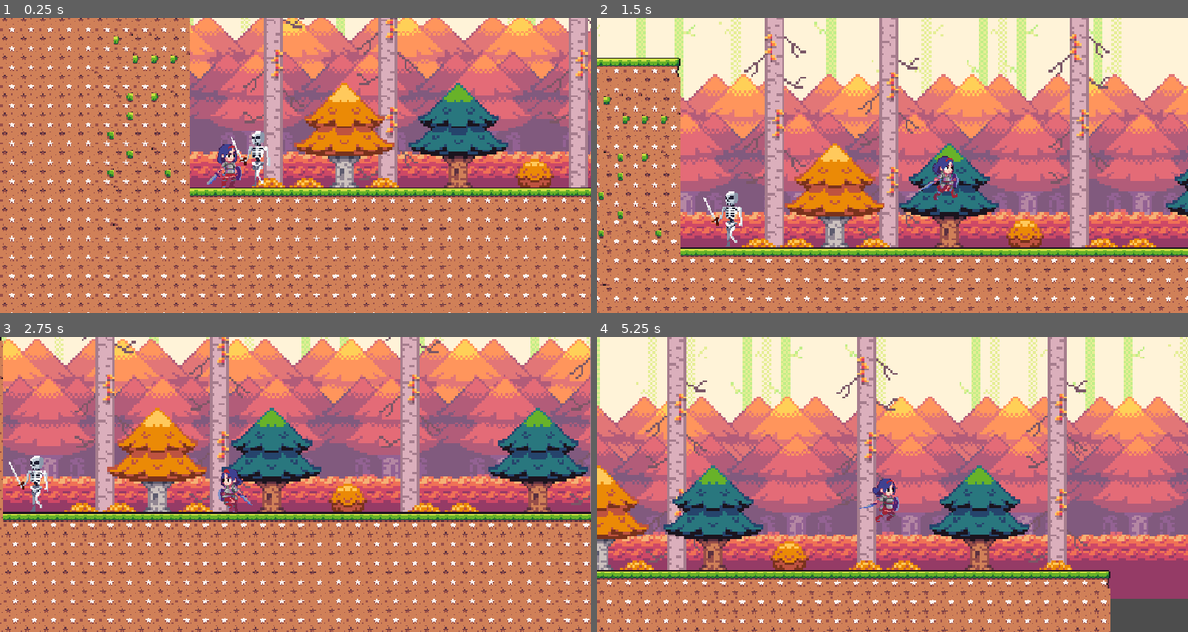
Above: before the commit, frames 1-4 (two rows, left to right).
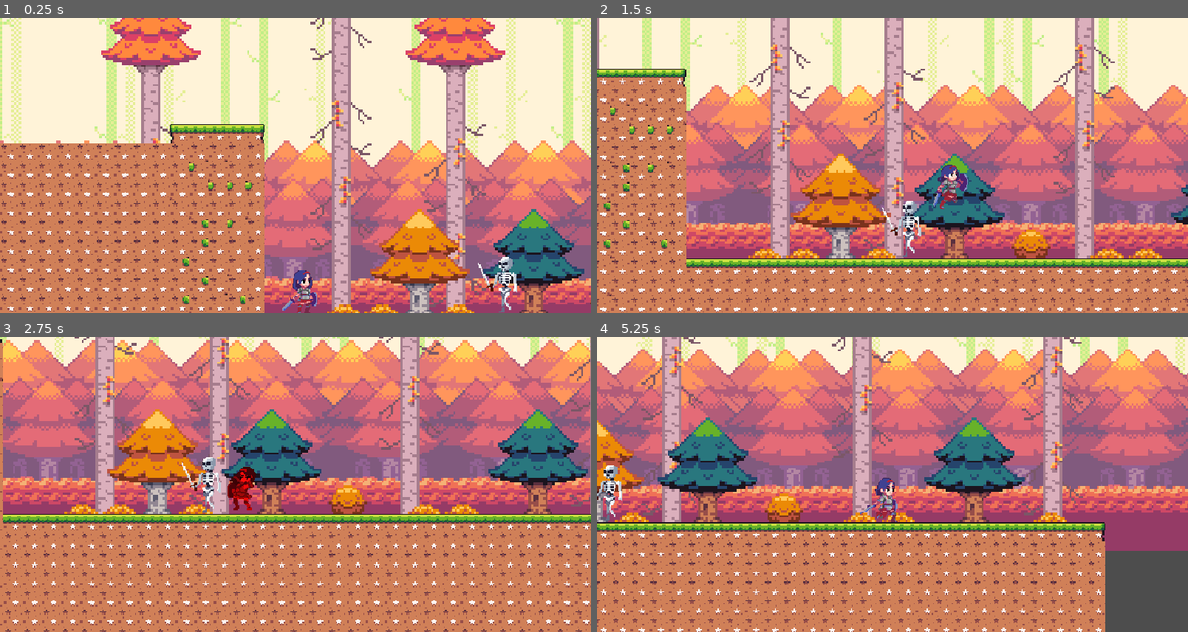
Above: after the commit, the same moments.

Repository: GuiTDS/knights-trial
Game: Godot game, scene res://levels/world.tscn
Two runs of this game, one before a commit and one after it. Both use one fixed random seed, a clock stepped at 60 frames per second and the inputs below.
Inputs:
- Up to frame 1 (0.25 s): no input
- Up to frame 2 (1.5 s): hold D (move_right) from 0.53 s (still down); tap W (move_up) at 0.77 s
- Up to frame 3 (2.75 s): tap W (move_up) at 1.52 s; release D (move_right) at 2.03 s; hold A (move_left) from 2.03 s (still down)
- Up to frame 4 (5.25 s): release A (move_left) at 2.78 s; hold D (move_right) 2.78-4.28 s; tap W (move_up) at 3.02, 3.77, 4.52 s; hold A (move_left) 4.28-5.03 s; hold D (move_right) from 5.03 s (still down)

The runs differ from the first frame. In frame 1, 82% of the frame differs, in the area x 0-100%, y 0-100%; in frame 2, 54%; in frame 3, 27%; in frame 4, 75%.

Commit message:
:sparkles: feat(player): mini state machine, die and hurt animations

Diff:
--- a/actors/player.tscn
+++ b/actors/player.tscn
@@ -1,12 +1,54 @@
-[gd_scene load_steps=24 format=3 uid="uid://b0sejhkjri4dd"]
+[gd_scene load_steps=37 format=3 uid="uid://b0sejhkjri4dd"]
 
 [ext_resource type="Script" uid="uid://b3i6iehlq34h8" path="res://scripts/player.gd" id="1_30xr1"]
+[ext_resource type="Texture2D" uid="uid://srlnxwvyf8sm" path="res://assets/Knight_player/Hurt_KG_2.png" id="2_kjkj0"]
+[ext_resource type="Texture2D" uid="uid://dg2cbcyeh7ob6" path="res://assets/Knight_player/Dying_KG_2.png" id="2_tue77"]
 [ext_resource type="Texture2D" uid="uid://chqmg27f7fr4x" path="res://assets/Knight_player/Idle_KG_2.png" id="2_u64wh"]
 [ext_resource type="Texture2D" uid="uid://d3rbw7l7oybj2" path="res://assets/Knight_player/Jump_KG_2.png" id="3_3y6bo"]
 [ext_resource type="Texture2D" uid="uid://bap2fyakdc83y" path="res://assets/Knight_player/Walking_KG_2.png" id="4_vhdyn"]
 
 [sub_resource type="RectangleShape2D" id="RectangleShape2D_mvpqy"]
-size = Vector2(53, 60)
+size = Vector2(39, 55)
+
+[sub_resource type="AtlasTexture" id="AtlasTexture_vsr4s"]
+atlas = ExtResource("2_tue77")
+region = Rect2(0, 0, 100, 64)
+
+[sub_resource type="AtlasTexture" id="AtlasTexture_rcrwa"]
+atlas = ExtResource("2_tue77")
+region = Rect2(100, 0, 100, 64)
+
+[sub_resource type="AtlasTexture" id="AtlasTexture_xfjxe"]
+atlas = ExtResource("2_tue77")
+region = Rect2(200, 0, 100, 64)
+
+[sub_resource type="AtlasTexture" id="AtlasTexture_ui1y8"]
+atlas = ExtResource("2_tue77")
+region = Rect2(300, 0, 100, 64)
+
+[sub_resource type="AtlasTexture" id="AtlasTexture_00nrh"]
+atlas = ExtResource("2_tue77")
+region = Rect2(400, 0, 100, 64)
+
+[sub_resource type="AtlasTexture" id="AtlasTexture_dulvp"]
+atlas = ExtResource("2_tue77")
+region = Rect2(500, 0, 100, 64)
+
+[sub_resource type="AtlasTexture" id="AtlasTexture_m2gb2"]
+atlas = ExtResource("2_kjkj0")
+region = Rect2(0, 0, 100, 64)
+
+[sub_resource type="AtlasTexture" id="AtlasTexture_p7c1f"]
+atlas = ExtResource("2_kjkj0")
+region = Rect2(100, 0, 100, 64)
+
+[sub_resource type="AtlasTexture" id="AtlasTexture_gruaa"]
+atlas = ExtResource("2_kjkj0")
+region = Rect2(200, 0, 100, 64)
+
+[sub_resource type="AtlasTexture" id="AtlasTexture_vsnin"]
+atlas = ExtResource("2_kjkj0")
+region = Rect2(300, 0, 100, 64)
 
 [sub_resource type="AtlasTexture" id="AtlasTexture_esgq3"]
 atlas = ExtResource("2_u64wh")
@@ -78,6 +120,46 @@
 
 [sub_resource type="SpriteFrames" id="SpriteFrames_hiqwa"]
 animations = [{
+"frames": [{
+"duration": 1.0,
+"texture": SubResource("AtlasTexture_vsr4s")
+}, {
+"duration": 1.0,
+"texture": SubResource("AtlasTexture_rcrwa")
+}, {
+"duration": 1.0,
+"texture": SubResource("AtlasTexture_xfjxe")
+}, {
+"duration": 1.0,
+"texture": SubResource("AtlasTexture_ui1y8")
+}, {
+"duration": 1.0,
+"texture": SubResource("AtlasTexture_00nrh")
+}, {
+"duration": 1.0,
+"texture": SubResource("AtlasTexture_dulvp")
+}],
+"loop": true,
+"name": &"die",
+"speed": 5.0
+}, {
+"frames": [{
+"duration": 1.0,
+"texture": SubResource("AtlasTexture_m2gb2")
+}, {
+"duration": 1.0,
+"texture": SubResource("AtlasTexture_p7c1f")
+}, {
+"duration": 1.0,
+"texture": SubResource("AtlasTexture_gruaa")
+}, {
+"duration": 1.0,
+"texture": SubResource("AtlasTexture_vsnin")
+}],
+"loop": true,
+"name": &"hurt",
+"speed": 10.0
+}, {
 "frames": [{
 "duration": 1.0,
 "texture": SubResource("AtlasTexture_esgq3")
@@ -145,29 +227,46 @@
 "speed": 10.0
 }]
 
+[sub_resource type="RectangleShape2D" id="RectangleShape2D_esgq3"]
+size = Vector2(44, 47)
+
 [node name="player" type="CharacterBody2D"]
 texture_filter = 1
-collision_mask = 2
+collision_mask = 22
 script = ExtResource("1_30xr1")
 
+[node name="animator" type="AnimationPlayer" parent="."]
+
 [node name="collision" type="CollisionShape2D" parent="."]
-position = Vector2(-3.5, 1)
+position = Vector2(-0.5, 4.5)
 shape = SubResource("RectangleShape2D_mvpqy")
-
-[node name="camera" type="Camera2D" parent="."]
-texture_filter = 1
-zoom = Vector2(1.3, 1.3)
-limit_left = 0
-limit_top = -10000001
-limit_smoothed = true
-position_smoothing_enabled = true
-position_smoothing_speed = 2.0
-editor_draw_limits = true
 
 [node name="anim" type="AnimatedSprite2D" parent="."]
 texture_filter = 1
 sprite_frames = SubResource("SpriteFrames_hiqwa")
-animation = &"jump"
+animation = &"die"
 autoplay = "idle"
-
-[node name="animator" type="AnimationPlayer" parent="."]
+frame_progress = 0.2985
+
+[node name="hurtbox" type="Area2D" parent="."]
+collision_layer = 0
+collision_mask = 4
+
+[node name="collision" type="CollisionShape2D" parent="hurtbox"]
+position = Vector2(0, -3.5)
+shape = SubResource("RectangleShape2D_esgq3")
+debug_color = Color(0.749841, 0.0874973, 0.221559, 0.42)
+
+[node name="remote" type="RemoteTransform2D" parent="."]
+
+[node name="ray_right" type="RayCast2D" parent="."]
+position = Vector2(12, 0)
+target_position = Vector2(16, 0)
+collision_mask = 4
+
+[node name="ray_left" type="RayCast2D" parent="."]
+position = Vector2(-12, 0)
+target_position = Vector2(-16, 0)
+collision_mask = 4
+
+[connection signal="body_entered" from="hurtbox" to="." method="_on_hurtbox_body_entered"]
--- a/actors/skeleton.tscn
+++ b/actors/skeleton.tscn
@@ -1,8 +1,62 @@
-[gd_scene load_steps=24 format=3 uid="uid://c4jtsl60ksbp6"]
+[gd_scene load_steps=40 format=3 uid="uid://c4jtsl60ksbp6"]
 
 [ext_resource type="Texture2D" uid="uid://m3m48p4miuav" path="res://assets/Skeleton_Sword/Skeleton_White/Skeleton_With_VFX/Skeleton_01_White_Idle.png" id="1_m7voy"]
 [ext_resource type="Script" uid="uid://doslx1l7eqlki" path="res://scripts/skeleton.gd" id="1_pi2rp"]
+[ext_resource type="Texture2D" uid="uid://ce3irmvx8vjij" path="res://assets/Skeleton_Sword/Skeleton_White/Skeleton_With_VFX/Skeleton_01_White_Die.png" id="2_is6vc"]
 [ext_resource type="Texture2D" uid="uid://dgh22ryc4bnq6" path="res://assets/Skeleton_Sword/Skeleton_White/Skeleton_With_VFX/Skeleton_01_White_Walk.png" id="3_rxv74"]
+[ext_resource type="PackedScene" uid="uid://2u7to44qrvgw" path="res://world/prefabs/hitbox.tscn" id="4_6rtjr"]
+
+[sub_resource type="AtlasTexture" id="AtlasTexture_oxhan"]
+atlas = ExtResource("2_is6vc")
+region = Rect2(0, 0, 96, 64)
+
+[sub_resource type="AtlasTexture" id="AtlasTexture_n3f5r"]
+atlas = ExtResource("2_is6vc")
+region = Rect2(96, 0, 96, 64)
+
+[sub_resource type="AtlasTexture" id="AtlasTexture_apndl"]
+atlas = ExtResource("2_is6vc")
+region = Rect2(192, 0, 96, 64)
+
+[sub_resource type="AtlasTexture" id="AtlasTexture_ielbs"]
+atlas = ExtResource("2_is6vc")
+region = Rect2(288, 0, 96, 64)
+
+[sub_resource type="AtlasTexture" id="AtlasTexture_aae7i"]
+atlas = ExtResource("2_is6vc")
+region = Rect2(384, 0, 96, 64)
+
+[sub_resource type="AtlasTexture" id="AtlasTexture_hnsgr"]
+atlas = ExtResource("2_is6vc")
+region = Rect2(480, 0, 96, 64)
+
+[sub_resource type="AtlasTexture" id="AtlasTexture_lsqu7"]
+atlas = ExtResource("2_is6vc")
+region = Rect2(576, 0, 96, 64)
+
+[sub_resource type="AtlasTexture" id="AtlasTexture_l8sau"]
+atlas = ExtResource("2_is6vc")
+region = Rect2(672, 0, 96, 64)
+
+[sub_resource type="AtlasTexture" id="AtlasTexture_ghwam"]
+atlas = ExtResource("2_is6vc")
+region = Rect2(768, 0, 96, 64)
+
+[sub_resource type="AtlasTexture" id="AtlasTexture_wuohk"]
+atlas = ExtResource("2_is6vc")
+region = Rect2(864, 0, 96, 64)
+
+[sub_resource type="AtlasTexture" id="AtlasTexture_b28jf"]
+atlas = ExtResource("2_is6vc")
+region = Rect2(960, 0, 96, 64)
+
+[sub_resource type="AtlasTexture" id="AtlasTexture_ieyug"]
+atlas = ExtResource("2_is6vc")
+region = Rect2(1056, 0, 96, 64)
+
+[sub_resource type="AtlasTexture" id="AtlasTexture_3nni5"]
+atlas = ExtResource("2_is6vc")
+region = Rect2(1152, 0, 96, 64)
 
 [sub_resource type="AtlasTexture" id="AtlasTexture_rxv74"]
 atlas = ExtResource("1_m7voy")
@@ -85,6 +139,50 @@
 }, {
 "frames": [{
 "duration": 1.0,
+"texture": SubResource("AtlasTexture_oxhan")
+}, {
+"duration": 1.0,
+"texture": SubResource("AtlasTexture_n3f5r")
+}, {
+"duration": 1.0,
+"texture": SubResource("AtlasTexture_apndl")
+}, {
+"duration": 1.0,
+"texture": SubResource("AtlasTexture_ielbs")
+}, {
+"duration": 1.0,
+"texture": SubResource("AtlasTexture_aae7i")
+}, {
+"duration": 1.0,
+"texture": SubResource("AtlasTexture_hnsgr")
+}, {
+"duration": 1.0,
+"texture": SubResource("AtlasTexture_lsqu7")
+}, {
+"duration": 1.0,
+"texture": SubResource("AtlasTexture_l8sau")
+}, {
+"duration": 1.0,
+"texture": SubResource("AtlasTexture_ghwam")
+}, {
+"duration": 1.0,
+"texture": SubResource("AtlasTexture_wuohk")
+}, {
+"duration": 1.0,
+"texture": SubResource("AtlasTexture_b28jf")
+}, {
+"duration": 1.0,
+"texture": SubResource("AtlasTexture_ieyug")
+}, {
+"duration": 1.0,
+"texture": SubResource("AtlasTexture_3nni5")
+}],
+"loop": false,
+"name": &"die",
+"speed": 10.0
+}, {
+"frames": [{
+"duration": 1.0,
 "texture": SubResource("AtlasTexture_rxv74")
 }, {
 "duration": 1.0,
@@ -149,10 +247,13 @@
 }]
 
 [sub_resource type="CapsuleShape2D" id="CapsuleShape2D_pi2rp"]
-radius = 19.0
-height = 47.0
-
-[node name="skeleton" type="CharacterBody2D"]
+radius = 14.0
+height = 38.0
+
+[sub_resource type="RectangleShape2D" id="RectangleShape2D_is6vc"]
+size = Vector2(16, 14)
+
+[node name="skeleton" type="CharacterBody2D" groups=["enemies"]]
 collision_layer = 4
 collision_mask = 2
 script = ExtResource("1_pi2rp")
@@ -162,16 +263,24 @@
 sprite_frames = SubResource("SpriteFrames_ppkl4")
 animation = &"walk"
 autoplay = "walk"
-frame_progress = 0.217181
 flip_h = true
 
 [node name="animator" type="AnimationPlayer" parent="."]
 
 [node name="collision" type="CollisionShape2D" parent="."]
-visible = false
-position = Vector2(-2, 9)
+position = Vector2(0, 14)
 shape = SubResource("CapsuleShape2D_pi2rp")
 
 [node name="collision_detector" type="RayCast2D" parent="."]
 target_position = Vector2(-22, 0)
 collision_mask = 6
+
+[node name="hitbox" parent="." instance=ExtResource("4_6rtjr")]
+
+[node name="CollisionShape2D" type="CollisionShape2D" parent="hitbox"]
+position = Vector2(3, -8)
+shape = SubResource("RectangleShape2D_is6vc")
+debug_color = Color(0.967431, 0.168873, 0.168685, 0.42)
+
+[connection signal="animation_changed" from="anim" to="." method="_on_anim_animation_changed"]
+[connection signal="animation_finished" from="anim" to="." method="_on_anim_animation_finished"]
--- /dev/null
+++ b/levels/world.gd
@@ -0,0 +1,12 @@
+extends Node2D
+
+@onready var player := $player as CharacterBody2D
+@onready var camera := $camera as Camera2D
+
+# Called when the node enters the scene tree for the first time.
+func _ready() -> void:
+	player.follow_camera(camera)
+
+# Called every frame. 'delta' is the elapsed time since the previous frame.
+func _process(_delta: float) -> void:
+	pass
--- a/levels/world.tscn
+++ b/levels/world.tscn
@@ -1,6 +1,7 @@
-[gd_scene load_steps=17 format=4 uid="uid://b8prrkn4mmyya"]
+[gd_scene load_steps=18 format=4 uid="uid://b8prrkn4mmyya"]
 
 [ext_resource type="PackedScene" uid="uid://sfi21r31tqq5" path="res://world/prefabs/moving_platform.tscn" id="1_legw5"]
+[ext_resource type="Script" uid="uid://cmacs2dom50hq" path="res://levels/world.gd" id="1_lmpr0"]
 [ext_resource type="PackedScene" uid="uid://b0sejhkjri4dd" path="res://actors/player.tscn" id="1_vons5"]
 [ext_resource type="Texture2D" uid="uid://bv7t27ci4na4e" path="res://assets/Envs/Seasonal Tilesets/1 - Grassland/Terrain (16 x 16).png" id="2_legw5"]
 [ext_resource type="Texture2D" uid="uid://4lirbub2qbkl" path="res://assets/Envs/Seasonal Tilesets/2 - Autumn Forest/Terrain (16 x 16).png" id="3_687qm"]
@@ -250,6 +251,7 @@
 sources/0 = SubResource("TileSetAtlasSource_legw5")
 
 [node name="World" type="Node2D"]
+script = ExtResource("1_lmpr0")
 
 [node name="ground" type="TileMapLayer" parent="."]
 texture_filter = 1
@@ -270,10 +272,20 @@
 position = Vector2(654, 142)
 
 [node name="skeleton" parent="." instance=ExtResource("8_687qm")]
-position = Vector2(130, 165)
+position = Vector2(275, 163)
 
 [node name="player" parent="." instance=ExtResource("1_vons5")]
 position = Vector2(105, 177)
 scale = Vector2(0.6, 0.6)
 
 [node name="bg" parent="." instance=ExtResource("7_mla2a")]
+
+[node name="camera" type="Camera2D" parent="."]
+texture_filter = 1
+zoom = Vector2(1.3, 1.3)
+limit_left = 0
+limit_top = -10000001
+limit_smoothed = true
+position_smoothing_enabled = true
+position_smoothing_speed = 2.0
+editor_draw_limits = true
--- a/project.godot
+++ b/project.godot
@@ -21,6 +21,10 @@
 window/size/viewport_height=420
 window/stretch/mode="viewport"
 window/stretch/scale=1.3
+
+[global_group]
+
+enemies=""
 
 [input]
 
@@ -51,6 +55,8 @@
 2d_physics/layer_2="world"
 2d_physics/layer_3="enemies"
 2d_physics/layer_4="items"
+2d_physics/layer_5="hitbox"
+2d_physics/layer_6="hurtbox"
 
 [rendering]
 
--- /dev/null
+++ b/scripts/hitbox.gd
@@ -0,0 +1,5 @@
+extends Area2D
+
+func _on_body_entered(body: Node2D) -> void:
+	if body.name == "player":
+		owner.anim.play("die")
--- a/scripts/player.gd
+++ b/scripts/player.gd
@@ -2,10 +2,19 @@
 
 const SPEED = 200.0
 const JUMP_VELOCITY = -400.0
+const X_COLLIDING_FORCE = 200
+
+@onready var animation := $anim as AnimatedSprite2D
+@onready var remote_transform := $remote as RemoteTransform2D
+@onready var ray_right := $ray_right as RayCast2D
+@onready var ray_left := $ray_left as RayCast2D
 
 var is_jumping := false
-
-@onready var animation := $anim as AnimatedSprite2D
+var is_hurted := false
+var is_dead := false
+var player_life := 4 # 5 hearts
+var knockback_vector := Vector2.ZERO
+var direction
 
 func _physics_process(delta: float) -> void:
 	# Add the gravity.
@@ -19,16 +28,60 @@
 	elif is_on_floor():
 		is_jumping = false
 
-	var direction := Input.get_axis("move_left", "move_right")
+	direction = Input.get_axis("move_left", "move_right")
 	if direction:
 		velocity.x = direction * SPEED
 		animation.scale.x = direction # change player direction
-		if !is_jumping:
-			animation.play("run")
-	elif is_jumping:
-		animation.play("jump")
 	else:
 		velocity.x = move_toward(velocity.x, 0, SPEED)
-		animation.play("idle")
 
+	if knockback_vector != Vector2.ZERO:
+		velocity = knockback_vector
+	_set_state()
 	move_and_slide()
+
+func follow_camera(camera):
+	var camera_path = camera.get_path()
+	remote_transform.remote_path = camera_path
+
+func _on_hurtbox_body_entered(_body: Node2D) -> void:
+	if player_life == 0:
+		is_dead = true
+		await get_tree().create_timer(1).timeout
+		queue_free()
+	else:
+		if ray_right.is_colliding():
+			take_damage(Vector2(-X_COLLIDING_FORCE, -200))
+		elif ray_left.is_colliding():
+			take_damage(Vector2(X_COLLIDING_FORCE, -200))
+
+func take_damage(knockback_force := Vector2.ZERO, duration := 0.25):
+	player_life -= 1
+
+	if knockback_force != Vector2.ZERO:
+		knockback_vector = knockback_force
+
+		var knockback_tween = get_tree().create_tween()
+		knockback_tween.parallel().tween_property(self, "knockback_vector", Vector2.ZERO, duration)
+		animation.modulate = Color(1, 0, 0, 1)
+		knockback_tween.parallel().tween_property(animation, "modulate", Color(1, 1, 1, 1), duration)
+	is_hurted = true
+	await get_tree().create_timer(.3).timeout
+	is_hurted = false
+
+func _set_state():
+	var state = "idle"
+
+	if !is_on_floor():
+		state = "jump"
+	elif direction != 0:
+		state = "run"
+
+	if is_hurted:
+		state = "hurt"
+
+	if is_dead:
+		state = "die"
+
+	if animation.name != state:
+		animation.play(state)
--- a/scripts/skeleton.gd
+++ b/scripts/skeleton.gd
@@ -7,21 +7,35 @@
 @onready var anim := $anim as AnimatedSprite2D
 
 var direction := -1
+var is_dying = false
 
 func _physics_process(delta: float) -> void:
 	# Add the gravity.
 	if not is_on_floor():
 		velocity += get_gravity() * delta
 
+	if is_dying:
+		velocity = Vector2.ZERO
+		move_and_slide()
+		return
+
 	if collision_detector.is_colliding():
 		direction *= -1
 		collision_detector.scale.x *= -1
 
-	if direction == -1:
-		anim.flip_h = true
-	else:
-		anim.flip_h = false
+	anim.flip_h = direction == -1 # flip sprite
 
 	velocity.x = direction * SPEED * delta
 
 	move_and_slide()
+
+func _on_anim_animation_finished() -> void:
+	if anim.animation == "die":
+		queue_free()
+
+
+func _on_anim_animation_changed() -> void:
+	if anim == null:
+		return
+	if anim.animation == "die":
+		is_dying = true
--- /dev/null
+++ b/world/prefabs/hitbox.tscn
@@ -0,0 +1,9 @@
+[gd_scene load_steps=2 format=3 uid="uid://2u7to44qrvgw"]
+
+[ext_resource type="Script" uid="uid://cjykfucvchcd4" path="res://scripts/hitbox.gd" id="1_y6q47"]
+
+[node name="hitbox" type="Area2D"]
+collision_layer = 16
+script = ExtResource("1_y6q47")
+
+[connection signal="body_entered" from="." to="." method="_on_body_entered"]
Not shown, added: levels/world.gd.uid
Not shown, added: scripts/hitbox.gd.uid
Not shown, changed: .gitignore
